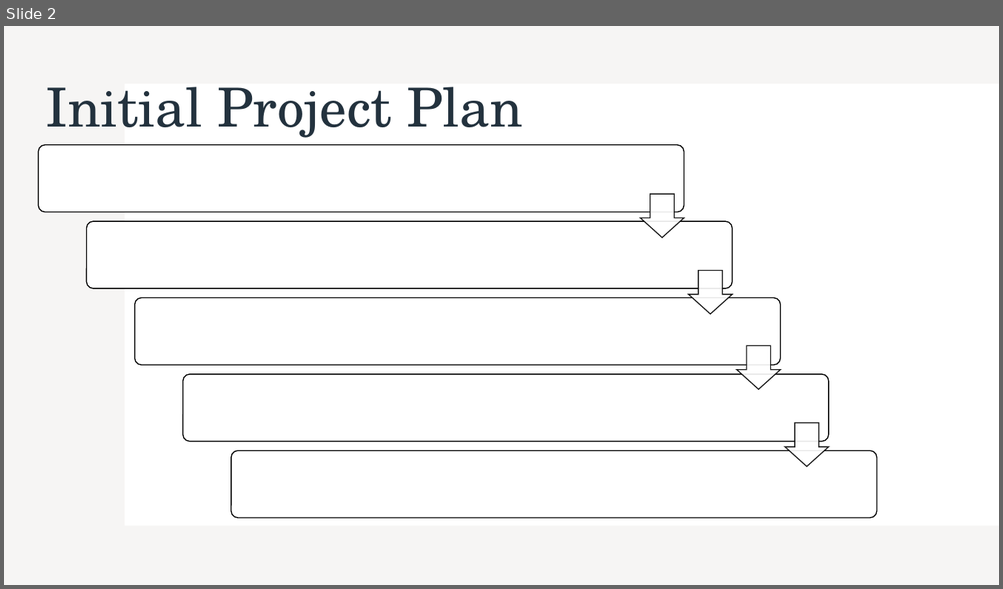
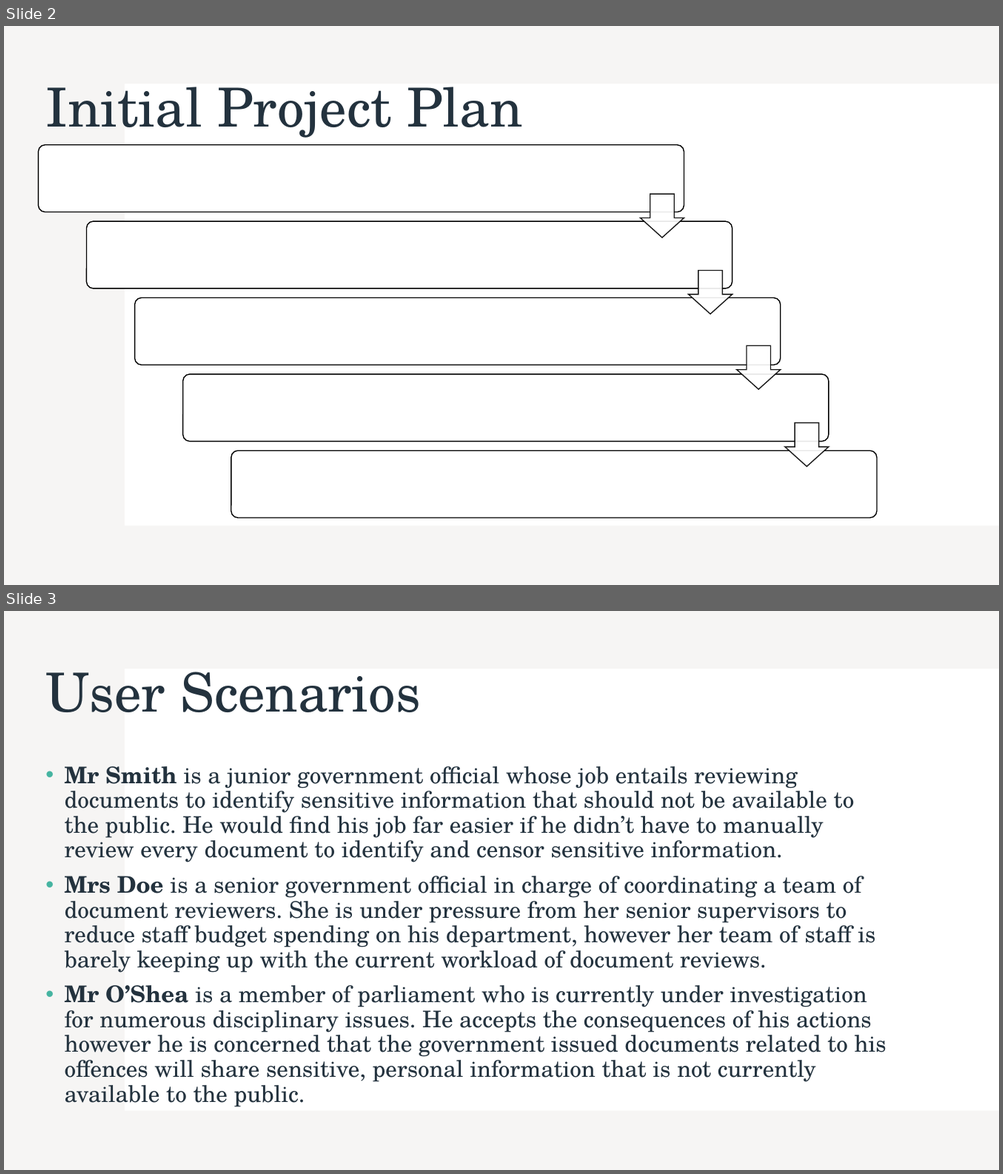
Before and after one commit to lewisponsonby/L4-Project, a slide deck: meetings/meeting-1.pptx. Shown one above the other, each under a label of ours: slide 2 before the commit, slides 2 and 3 after it. The pictures are 1003x589 and 1003x1174 pixels, drawn with LibreOffice and Linux fonts; fonts in the diff are those of the drawing. Boxes give left, top, right and bottom in pixels: in the first picture for what was removed or moved away, otherwise in the second. Text is boxed around its words. In the diff, an @@ line names an element or a change of style, - is before the commit and + after.

```diff
--- a/meetings/meeting-1.pptx
+++ b/meetings/meeting-1.pptx
@@ slide 3 added at box(4, 611, 999, 1170), background #FFFFFF; not listed: 2 template elements that a slide beside it also shows @@
@@ title added at box(45, 672, 421, 712), 52 pt, text #23323E @@
+User Scenarios
@@ text added at box(65, 766, 886, 1108), 22.2 pt, text #23323E @@
+• Mr Smith is a junior government official whose job entails reviewing documents to identify sensitive information that should not be available to the public. He would find his job far easier if he didn’t have to manually review every document to identify and censor sensitive information.
+• Mrs Doe is a senior government official in charge of coordinating a team of document reviewers. She is under pressure from her senior supervisors to reduce staff budget spending on his department, however her team of staff is barely keeping up with the current workload of document reviews.
+• Mr O’Shea is a member of parliament who is currently under investigation for numerous disciplinary issues. He accepts the consequences of his actions however he is concerned that the government issued documents related to his offences will share sensitive, personal information that is not currently available to the public.
```
Also in this commit, not shown: 1 slide changed, 5 other slides added, 2 slides removed, 2 other files.
